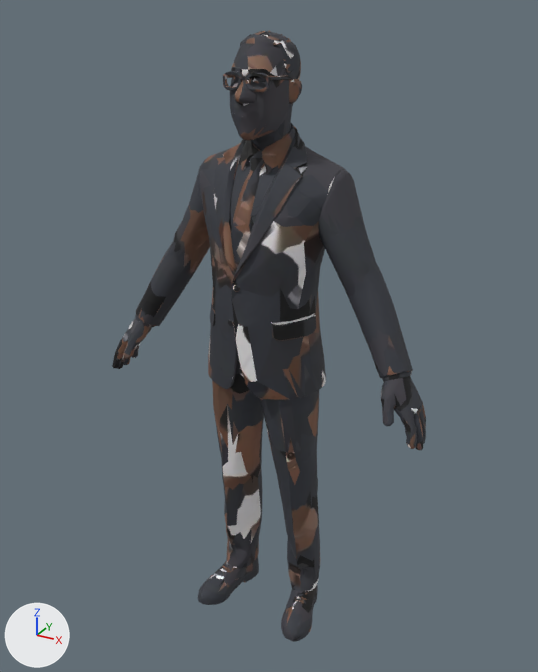
Before and after pictures for a commit that changed the glTF model public/models/albuquerque/gus.glb.
The view is the same before and after, from a 50 mm camera at (0.958, -1.708, 1.829) aimed at (0.0, 0.034, 0.957). Lighting does not change. The marker at lower left points along +X, +Y and +Z. The picture after the commit comes second. Where no turn or scale is listed for an object, it has been applied to the vertices. Vertices at exactly the same position are counted once.

Names of what the first picture shows: 'char1'.
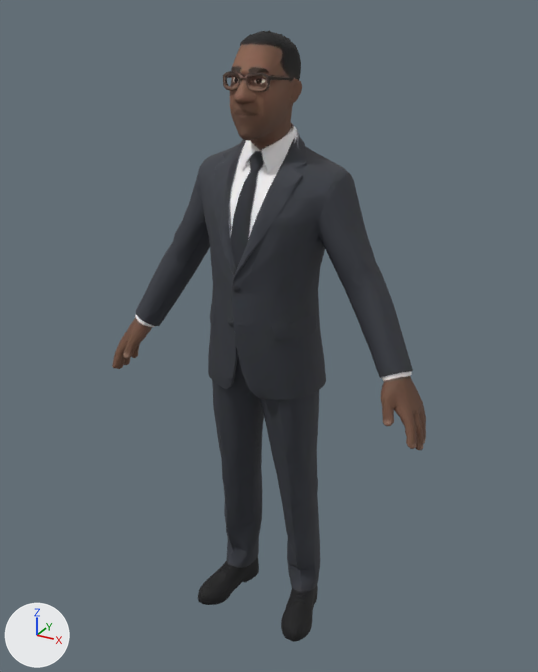
Where the change shows, as pixel boxes (x1, y1, x2, y2) in the pictures (538 x 672 px; the box of a moved part takes in the faces that stretch with it):
part 1 of me_mesh_0, moved or reshaped: before (224, 31, 302, 252); after (219, 31, 302, 252)
part 2 of me_mesh_0, moved or reshaped: before (117, 301, 426, 448); after (117, 301, 426, 444)
part 3 of me_mesh_0, moved or reshaped: (202, 541, 314, 638) in both
part 4 of me_mesh_0, surface changed: (112, 32, 426, 642) in both

The edits, one by one:
me_mesh_0 has 6163 vertices, 12319 faces and spans x -0.51..0.51, y -0.15..0.15, z 0.0..1.78.
me_mesh_0 is used by ob_char1; location (0.0, 0.0, 0.0).
me_mesh_0 part 1: 122 vertices moved within x -0.1..0.1, y -0.14..0.12, z 1.23..1.78.
me_mesh_0 part 2: 108 vertices moved within x -0.5..0.5, y -0.12..0.13, z 0.78..0.97.
me_mesh_0 part 3: 49 vertices moved within x -0.17..0.2, y -0.11..0.13, z 0.0..0.41.
me_mesh_0 part 4: 9659 kept faces spanning x -0.51..0.51, y -0.15..0.15, z 0.0..1.78 get new texture (UV) coordinates.
